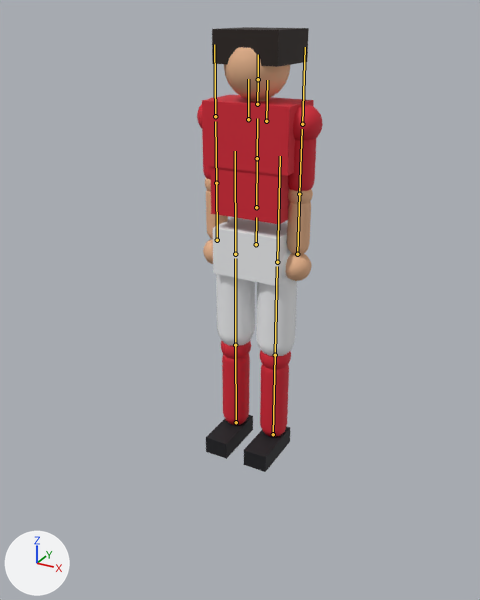
Two versions of the glTF model src/assets/player.glb, one commit apart.
Both versions are drawn from a 50 mm camera at (1.22, -2.36, 1.91) aimed at (-0.02, -0.1, 0.78). Lighting does not change. The marker at lower left points along +X, +Y and +Z. The older version comes first. The bones that bend it are drawn over the model as lines.
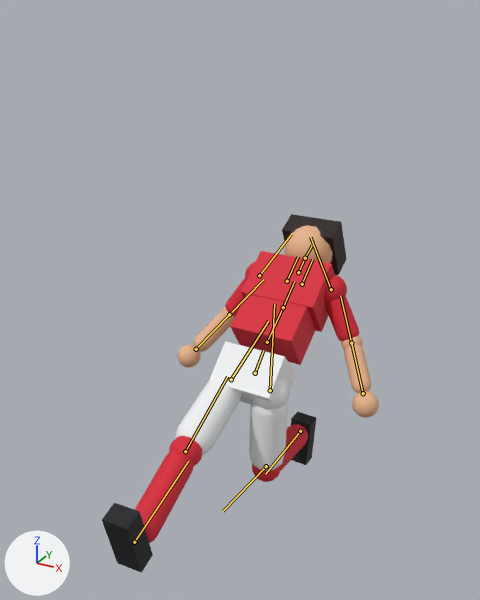
The newer file adds an action. The first version stands in its rest pose; the second is drawn at frame 13 of the action 'slide'.

The change in detail:
Bone 'hips' (bone_hips) moves from (0.0, 0.0, 0.0) to (0.0, -0.619, 0.0).
Bone 'hips' (bone_hips) turns from (0, 0, 0) to (-48, 0, 0) degrees about its own x, y and z.
Bone 'spine' (bone_spine) turns from (0, 0, 0) to (-9, 0, 0) degrees about its own x, y and z.
Bone 'chest' (bone_chest) turns from (0, 0, 0) to (2, 0, 0) degrees about its own x, y and z.
Bone 'head' (bone_head) turns from (0, 0, 0) to (-9, 0, 0) degrees about its own x, y and z.
Bone 'upperArmL' (bone_upperarml) turns from (0, 0, 0) to (36, -20, 25) degrees about its own x, y and z.
Bone 'lowerArmL' (bone_lowerarml) turns from (0, 0, 0) to (-23, 0, 0) degrees about its own x, y and z.
Bone 'upperArmR' (bone_upperarmr) turns from (0, 0, 0) to (36, 20, -25) degrees about its own x, y and z.
Bone 'lowerArmR' (bone_lowerarmr) turns from (0, 0, 0) to (-23, 0, 0) degrees about its own x, y and z.
Bone 'thighL' (bone_thighl) turns from (0, 0, 0) to (51, 2, -2) degrees about its own x, y and z.
Bone 'shinL' (bone_shinl) turns from (0, 0, 0) to (80, 0, 0) degrees about its own x, y and z.
Bone 'footL' (bone_footl) turns from (0, 0, 0) to (6, 0, 0) degrees about its own x, y and z.
Bone 'thighR' (bone_thighr) turns from (0, 0, 0) to (-26, 1, 3) degrees about its own x, y and z.
Bone 'shinR' (bone_shinr) turns from (0, 0, 0) to (6, 0, 0) degrees about its own x, y and z.
Bone 'footR' (bone_footr) turns from (0, 0, 0) to (-9, 0, 0) degrees about its own x, y and z.

Location of each change, [x1, y1, x2, y2] in pixels of the pictures (480 x 600 px):
'Mesh_0', posed (119% wider, 19% shorter): before [197, 27, 323, 472]; after [102, 214, 379, 573]
bone 'hips', root to tip: before (256, 244) to (256, 217); after (255, 373) to (263, 350)
bone 'spine', root to tip: before (256, 207) to (257, 158); after (267, 342) to (283, 307)
bone 'chest', root to tip: before (257, 158) to (257, 118); after (283, 307) to (294, 281)
bone 'head', root to tip: before (258, 79) to (258, 54); after (305, 258) to (312, 245)
bone 'upperArmL', root to tip: before (302, 124) to (305, 47); after (331, 289) to (310, 237)
bone 'lowerArmL', root to tip: before (299, 194) to (302, 129); after (351, 343) to (340, 295)
bone 'upperArmR', root to tip: before (215, 116) to (214, 44); after (259, 275) to (291, 234)
bone 'lowerArmR', root to tip: before (216, 183) to (215, 121); after (229, 314) to (263, 279)
bone 'thighL', root to tip: before (277, 262) to (280, 156); after (270, 390) to (274, 303)
bone 'shinL', root to tip: before (275, 355) to (277, 266); after (266, 466) to (223, 511)
bone 'footL', root to tip: before (273, 434) to (275, 355); after (300, 431) to (265, 474)
bone 'thighR', root to tip: before (235, 254) to (235, 151); after (231, 379) to (268, 321)
bone 'shinR', root to tip: before (235, 345) to (235, 258); after (185, 451) to (227, 376)
bone 'footR', root to tip: before (236, 422) to (235, 345); after (134, 542) to (188, 461)
